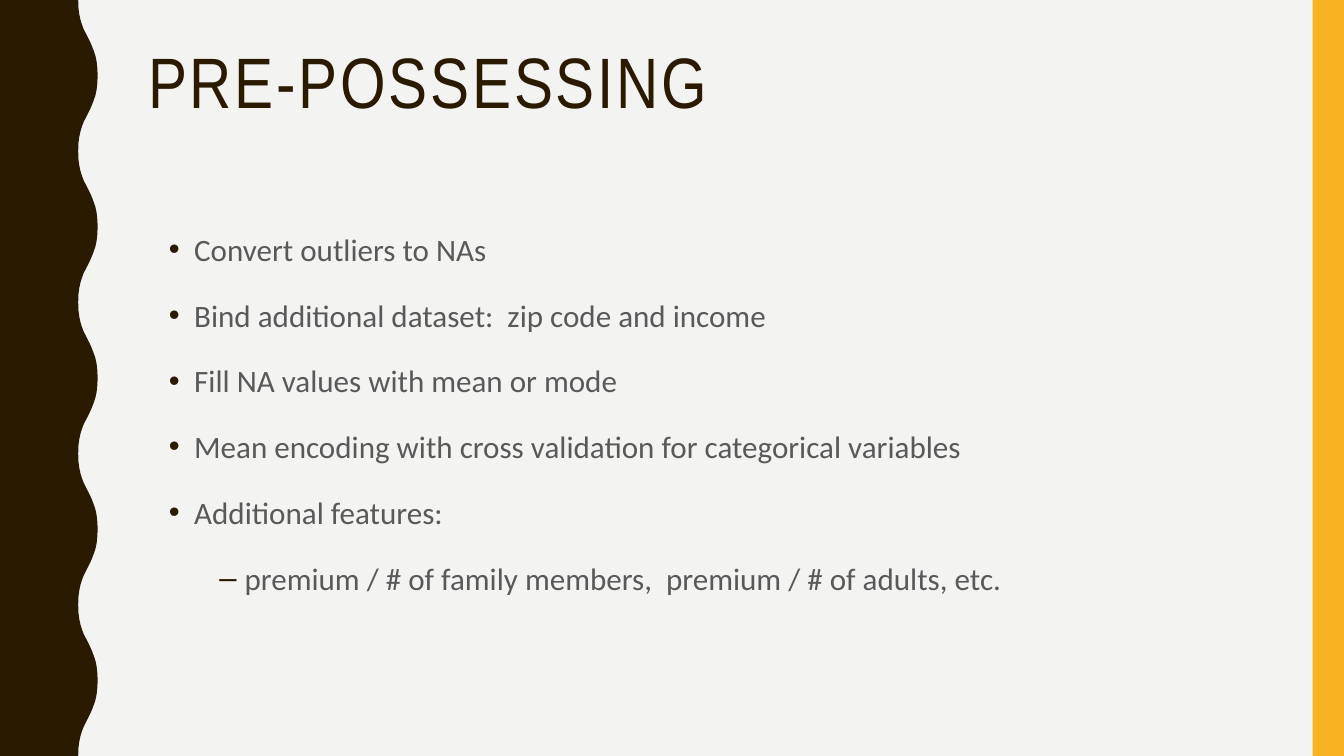
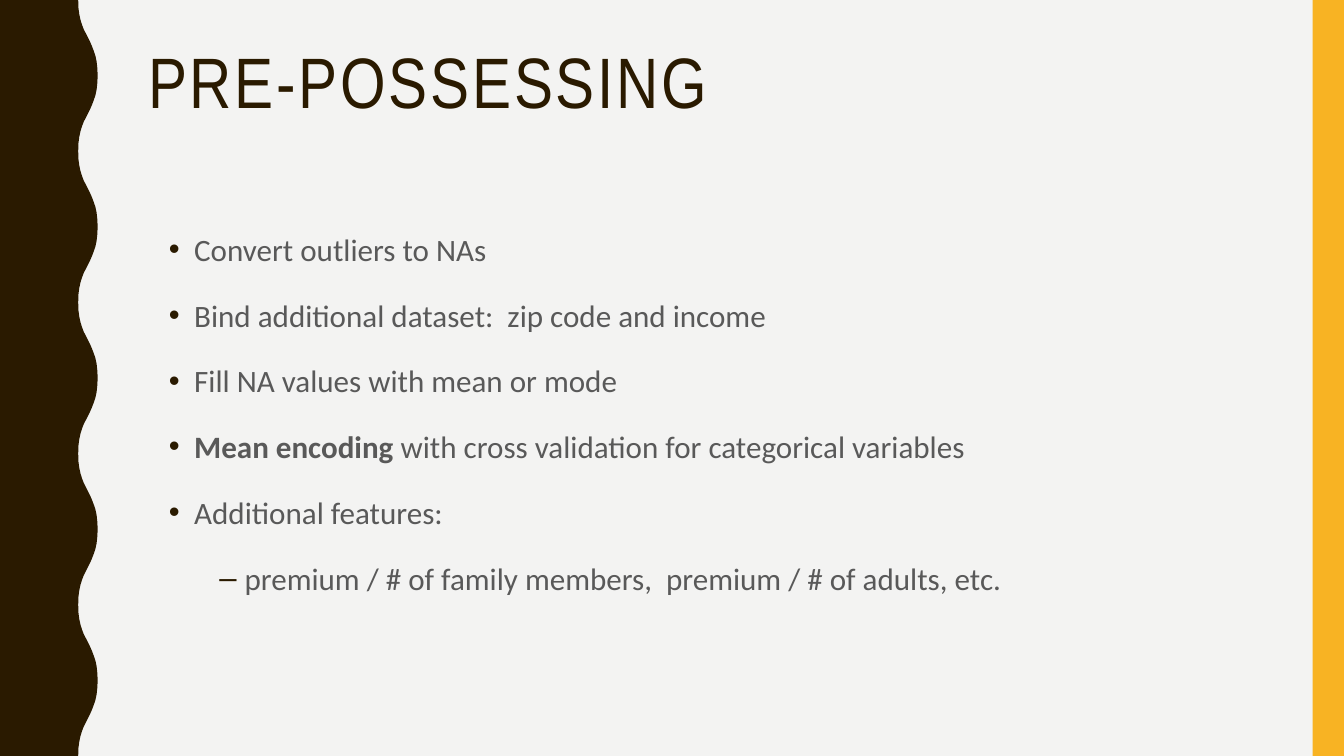
Before and after one commit to TZstatsADS/Spring2019-Proj5-grp4, a slide deck: slide 5 of doc/project5 ppt.pptx. Drawn at 1344x756 pixels with LibreOffice and Linux fonts; fonts in the diff are those of the drawing. Boxes give left, top, right and bottom in pixels: in the first picture for what was removed or moved away, otherwise in the second. Text is boxed around its words. In the diff, an @@ line names an element or a change of style, - is before the commit and + after.

```diff
--- a/doc/project5 ppt.pptx
+++ b/doc/project5 ppt.pptx
@@ text at bbox=[194, 436, 964, 464]: bold on in "Mean encoding" @@
```
Also in this commit, not shown: 3 other slides changed, 2 slides added, 1 slide removed, 2 other files.
